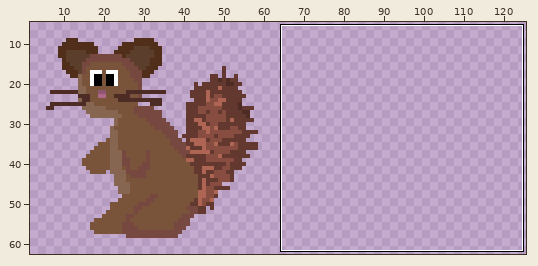
One commit to this sprite sheet: skwrl-rpg/assets/skwrl.png. The picture above shows the old version from afar; the outline marks the close-up.
Close-up. Before the commit:
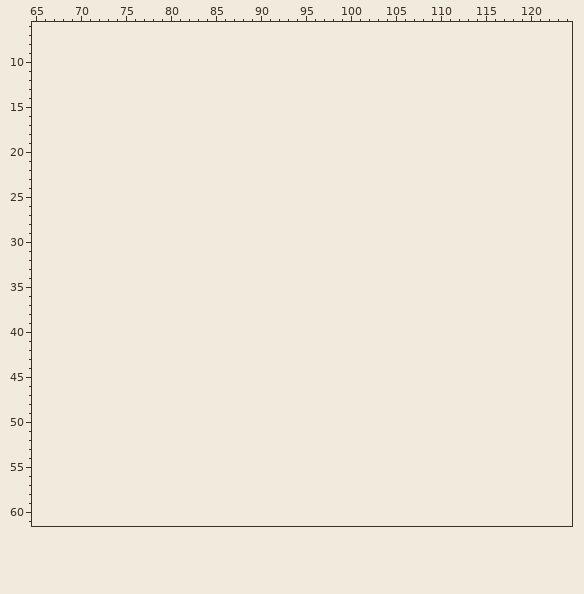
The file is 64x64 pixels. Colours within 5 levels of each other are drawn and written as one. Shown: x 65..124, y 6..61. The old version is drawn lined up with the new one, on the new canvas. The wide view leaves out empty margins.
After the commit:
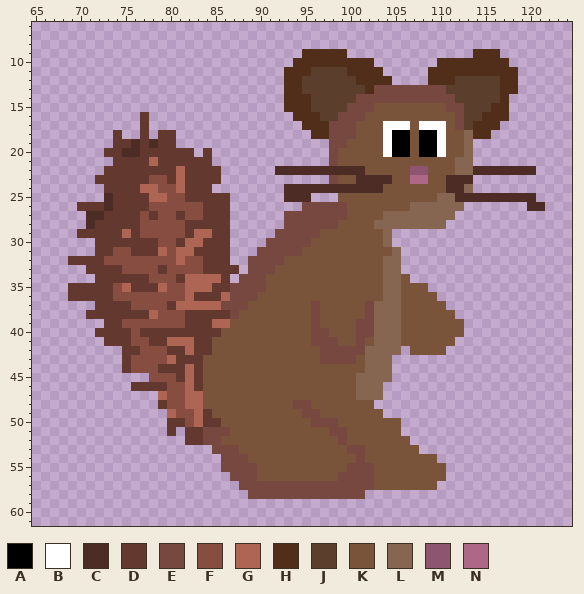
Palette (. is transparent): A #000000  B #ffffff  C #4c2c24  D #63392f  E #77483f  F #874d40  G #af6554  H #512e1a  J #5b3e2c  K #7a533b  L #876651  M #8e5570  N #ad6888
The exact change:
canvas 64x64 -> 128x64
@@ x 65..124 @@
  8 ............................................................
- 9 ............................................................
-10 ............................................................
-11 ............................................................
-12 ............................................................
-13 ............................................................
-14 ............................................................
-15 ............................................................
-16 ............................................................
-17 ............................................................
-18 ............................................................
-19 ............................................................
-20 ............................................................
-21 ............................................................
-22 ............................................................
-23 ............................................................
-24 ............................................................
-25 ............................................................
-26 ............................................................
-27 ............................................................
-28 ............................................................
-29 ............................................................
-30 ............................................................
-31 ............................................................
-32 ............................................................
-33 ............................................................
-34 ............................................................
-35 ............................................................
-36 ............................................................
-37 ............................................................
-38 ............................................................
-39 ............................................................
-40 ............................................................
-41 ............................................................
-42 ............................................................
-43 ............................................................
-44 ............................................................
-45 ............................................................
-46 ............................................................
-47 ............................................................
-48 ............................................................
-49 ............................................................
-50 ............................................................
-51 ............................................................
-52 ............................................................
-53 ............................................................
-54 ............................................................
-55 ............................................................
-56 ............................................................
-57 ............................................................
-58 ............................................................
+ 9 ..............................HHHHH..............HHH........
+10 .............................HHHHHHHHH.......HHHHHHHH.......
+11 ............................HHHJJJJHHHH.....HHHHHHHHHH......
+12 ............................HHJJJJJJHHHH....HHHJJJJJHH......
+13 ............................HHJJJJJJJHEEEEEEEEJJJJJJHH......
+14 ............................HHHJJJJJEEEEEEEEEEEJJJJJH.......
+15 ............................HHHJJJJEEEKKKKKKKKEEJJJHH.......
+16 ............D................HHHJJEEEKKKKKKKKKKEJJHHH.......
+17 ............D.................HHHEEEKKKBBBKBBBKEJHHH........
+18 .........D..D.DD...............HHEEEKKKBAAKAABKKLHH.........
+19 .........DDCDCDD.................EEKKKKBAAKAABKKL...........
+20 ........DDCCDDDDDD.D.............EKKKKKBAAKAABKKL...........
+21 .........DDDDGDDDDDD.............EKKKKKKKKKKKKKLL...........
+22 ........DDDDDDDDGDDDD......CCCCCCCCCCKKKKKMMKKKLLCCCCCCC....
+23 .......DDDDDDFFDGDDDD............EKKCCCCKKNNKKCCC...........
+24 ........DDDDGGFFGDDD........CCCCCCCCCCCKKKKKKKCCL...........
+25 ........CDDDDGGFFDDDDD......CCC...KKKKKKKKKKKLLCCCCCCCCC....
+26 .....DDDCDDDDFFFFFFDDD........EEEEEKKKKKKKLLLLLL.......CC...
+27 ......CCDDDDFDFFDFFDDD......EEEEEEEKKKKLLLLLLLL.............
+28 ......CDDDDDFFFFFDDDDD......EEEEEEKKKKLLLLLLLL..............
+29 .....DDDDDGDFFFFFDGGDD.....EEEEEKKKKKKKL....................
+30 .......DDDDDDDFFDGGDDD....EEEEEKKKKKKKKL....................
+31 .......DDFFDDDGFGGDDDD...EEEEEKKKKKKKKKKL...................
+32 ....DDDDFFFFFFFFGFFDDD..EEEEKKKKKKKKKKKLL...................
+33 ......DDDDFFFFDFFFFDDDD.EEEKKKKKKKKKKKKLL...................
+34 .......DDDDDDFFFDGGGGD.EEEKKKKKKKKKKKKKLLK..................
+35 ....DDDDDFGDDDGFFGGGDDEEEEKKKKKKKKKKKKKLLKKK................
+36 ....DDDDDFFFFFFFFGDDDGEEEKKKKKKKKKKKKKKLLKKKK...............
+37 .......DDDDFFFFDGGGGGEEEKKKKKKKEKKKKKELLLKKKKK..............
+38 ......DDDDDDDGFFFDDDDDEKKKKKKKKEKKKKKELLLKKKKKK.............
+39 ........DDFFFFFFFDDDGGKKKKKKKKKEKKKKEELLLKKKKKKK............
+40 .......DDDDFDDDDDDDDDKKKKKKKKKKEEKKKEELLLKKKKKKK............
+41 ........DDDFFDDGGGDDKKKKKKKKKKKEEEKKEKLLLKKKKKK.............
+42 ..........DDFFFDDGDDKKKKKKKKKKKKEEEEELLLL.KKKK..............
+43 ..........DFFFFGDDDKKKKKKKKKKKKKEEEEKLLL....................
+44 ..........DFFFDDDGDKKKKKKKKKKKKKKKKKKLLL....................
+45 .............FFFDGDKKKKKKKKKKKKKKKKKLLLL....................
+46 ...........DDDDFFGDKKKKKKKKKKKKKKKKKLLL.....................
+47 ..............GFFGGKKKKKKKKKKKKKKKKKLLL.....................
+48 ..............DFFGGKKKKKKKKKKEEKKKKKKK......................
+49 ...............GFFGDKKKKKKKKKKEEKKKKKKK.....................
+50 ...............DDFGDDKKKKKKKKKKEEEKKKKKKK...................
+51 ...............D.DDEEEKKKKKKKKKKKEEKKKKKK...................
+52 .................DDEEKKKKKKKKKKKKKEKKKKKKK..................
+53 ....................EEEKKKKKKKKKKKKEEKKKKKK.................
+54 .....................EEEKKKKKKKKKKKKEKKKKKKKK...............
+55 .....................EEEEKKKKKKKKKKEEEKKKKKKKK..............
+56 ......................EEEKKKKKKKKKEEEEKKKKKKKK..............
+57 .......................EEEEEEEEEEEEEEEKKKKKKK...............
+58 ........................EEEEEEEEEEEEE.......................
 59 ............................................................
Boxes around the changes in both close-ups, in picture pixels (x1, y1, x2, y2):
added: (68, 49, 545, 499)
